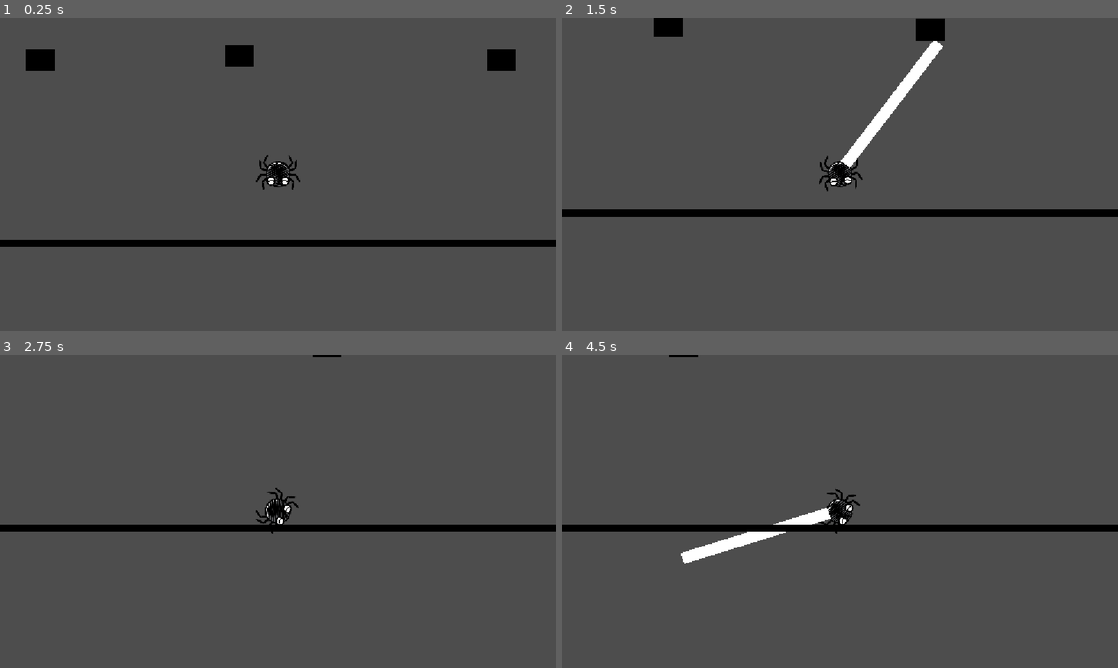
Above: before the commit, frames 1-4 (two rows, left to right).
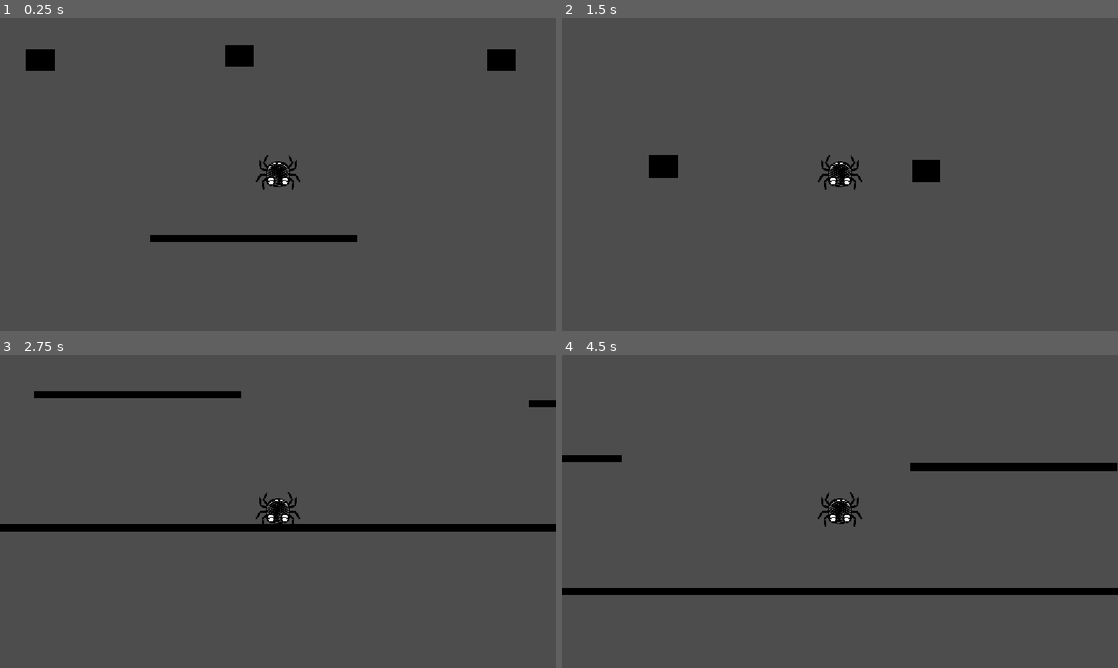
Above: after the commit, the same moments.

Repository: Aymeric-Moreau/GravityHook
Game: Godot game, scene res://Scènes/Marc/ScèneTest.tscn
Two runs of this game, one before a commit and one after it. Both use one fixed random seed, a clock stepped at 60 frames per second and the inputs below.
Inputs:
- Up to frame 1 (0.25 s): no input
- Up to frame 2 (1.5 s): tap Enter (ui_accept) at 0.5, 0.77 s; hold Right (ui_right) from 0.53 s (still down); tap E (Grappin) at 0.6, 1.35 s
- Up to frame 3 (2.75 s): tap Enter (ui_accept) at 1.52 s; release Right (ui_right) at 2.03 s; hold Left (ui_left) from 2.03 s (still down); tap E (Grappin) at 2.1 s
- Up to frame 4 (4.5 s): release Left (ui_left) at 2.78 s; hold Right (ui_right) 2.78-4.28 s; tap E (Grappin) at 2.85, 3.6, 4.35 s; tap Enter (ui_accept) at 3.02, 3.77 s; hold Left (ui_left) from 4.28 s (still down)

The runs differ from the first frame. In frame 1, 2.6% of the frame differs, in the area x 0-100%, y 69-74%; in frame 2, 5.1%; in frame 3, 1.5%; in frame 4, 6.9%, in the area x 0-100%, y 0-77%.

Commit message:
update player script
premier proto du grappin

Diff:
--- a/Scripts/Marc/playercontroller.gd
+++ b/Scripts/Marc/playercontroller.gd
@@ -2,18 +2,22 @@
 
 
 const SPEED = 300.0
-const JUMP_VELOCITY = -400.0
+
 
 var is_flipped = false
-var is_grappled = false
+var is_grappled = false #je crois que is_grappled et did_grappled hit peuvent être fusionné en une seule et même variable
 var did_grappled_hit = false
 
 @export var hitbox_grapple : RayCast2D
+@export var pivot: Node2D
 @export var timer_grapple_launch : Timer
 @export var timer_grapple_activate : Timer
 
+@export var JUMP_VELOCITY = -400.0
+
 @export var grapple_speed : float = 200
 @export var grapple_angular_velocity : float = 1
+
 
 func _ready() -> void:
 	hitbox_grapple.enabled = true
@@ -21,38 +25,39 @@
 func _physics_process(delta: float) -> void:
 
 	if is_grappled == false:
-		_physics_hors_grapple(delta)
+		_physics_hors_grapple(delta) #tout ce qu'il se passe quand le joueur n'est pas en état de grappin
 
 
-	if hitbox_grapple.is_colliding() and did_grappled_hit == false: #collision grappin
+	#tout ce qui se passe au moment ou le grappin est enclenché
+	if hitbox_grapple.is_colliding() and did_grappled_hit == false:
 
-		#tout ça se passe au moment ou il grappine
+		is_grappled = true #devient en état de grappin
+		did_grappled_hit = true #le grappin a touché qq chose
 
-		is_grappled = true
-		did_grappled_hit = true
-
-		var grapple_point = hitbox_grapple.get_collision_point()
+		var grapple_point = hitbox_grapple.get_collision_point() #coordonnées de collision du grappin
 		timer_grapple_activate.start()
 
 		velocity = Vector2(grapple_speed, grapple_speed)
 
+
+	#tout ce qui se passe tant que le joueur est en état de grappin
 	if is_grappled == true:
 
-		#tout ça se passe tant qu'il est grappin
-		rotation -= grapple_angular_velocity * delta
-
-
-		print("état grapple")
+		rotation -= grapple_angular_velocity * delta * 50 #rotationne le joueur
+		velocity = velocity.rotated(-grapple_angular_velocity)
 
 
 
-	#tout ça se passe quand le grappin est desactivé
+	#tout ça se passe au moment le grappin est desactivé
 	if timer_grapple_launch.is_stopped() and timer_grapple_activate.is_stopped():
+
 		hitbox_grapple.enabled = false
 		hitbox_grapple.hide()
 
 		is_grappled = false
 		did_grappled_hit = false
+
+		rotation_degrees = 0
 
 
 
@@ -71,7 +76,6 @@
 		velocity.y = JUMP_VELOCITY
 
 	# Get the input direction and handle the movement/deceleration.
-	# As good practice, you should replace UI actions with custom gameplay actions.
 	var direction := Input.get_axis("ui_left", "ui_right")
 	if direction:
 		velocity.x = direction * SPEED
@@ -80,15 +84,15 @@
 
 	#flip character body
 	if (Input.is_action_just_pressed("ui_left") and is_flipped == false):
-		scale.x = -1
+		pivot.transform.x = Vector2.LEFT
 		is_flipped = true
 
 	if (Input.is_action_just_pressed("ui_right") and is_flipped == true) :
-		scale.x = -1
+		pivot.transform.x = Vector2.RIGHT
 		is_flipped = false
 
 
-	#enclenche grappin
+	#enclenche le grappin
 	if Input.is_action_just_pressed("Grappin"):
 
 		hitbox_grapple.enabled = true
--- a/Scènes/Marc/ScèneTest.tscn
+++ b/Scènes/Marc/ScèneTest.tscn
@@ -16,13 +16,49 @@
 position = Vector2(673, 457)
 
 [node name="platforme" type="StaticBody2D" parent="." unique_id=421828577]
-position = Vector2(584.00006, 632.00006)
-scale = Vector2(12.800003, 15)
+position = Vector2(622, 622)
+scale = Vector2(1.6743577, 15)
 
 [node name="Sprite2D" type="Sprite2D" parent="platforme" unique_id=584511586]
 texture = SubResource("GradientTexture1D_5hgaw")
 
 [node name="CollisionShape2D" type="CollisionShape2D" parent="platforme" unique_id=688154683]
+rotation = -3.1415925
+scale = Vector2(12.826931, -0.050200395)
+shape = SubResource("RectangleShape2D_5h0dj")
+
+[node name="platforme4" type="StaticBody2D" parent="." unique_id=1340532013]
+position = Vector2(-238, 619.00006)
+scale = Vector2(1.6743577, 15)
+
+[node name="Sprite2D" type="Sprite2D" parent="platforme4" unique_id=105564650]
+texture = SubResource("GradientTexture1D_5hgaw")
+
+[node name="CollisionShape2D" type="CollisionShape2D" parent="platforme4" unique_id=1083158275]
+rotation = -3.1415925
+scale = Vector2(12.826931, -0.050200395)
+shape = SubResource("RectangleShape2D_5h0dj")
+
+[node name="platforme2" type="StaticBody2D" parent="." unique_id=708931323]
+position = Vector2(1103, 898)
+scale = Vector2(13.034352, 15)
+
+[node name="Sprite2D" type="Sprite2D" parent="platforme2" unique_id=658702658]
+texture = SubResource("GradientTexture1D_5hgaw")
+
+[node name="CollisionShape2D" type="CollisionShape2D" parent="platforme2" unique_id=1301627099]
+rotation = -3.1415925
+scale = Vector2(12.826931, -0.050200395)
+shape = SubResource("RectangleShape2D_5h0dj")
+
+[node name="platforme3" type="StaticBody2D" parent="." unique_id=1960784048]
+position = Vector2(1647, 640)
+scale = Vector2(1.6743577, 15)
+
+[node name="Sprite2D" type="Sprite2D" parent="platforme3" unique_id=1530467405]
+texture = SubResource("GradientTexture1D_5hgaw")
+
+[node name="CollisionShape2D" type="CollisionShape2D" parent="platforme3" unique_id=1462725711]
 rotation = -3.1415925
 scale = Vector2(12.826931, -0.050200395)
 shape = SubResource("RectangleShape2D_5h0dj")
--- a/Scènes/Marc/player.tscn
+++ b/Scènes/Marc/player.tscn
@@ -12,15 +12,15 @@
 [sub_resource type="GradientTexture1D" id="GradientTexture1D_5hgaw"]
 gradient = SubResource("Gradient_njbci")
 
-[node name="player" type="CharacterBody2D" unique_id=1296045762 node_paths=PackedStringArray("hitbox_grapple", "timer_grapple_launch", "timer_grapple_activate")]
+[node name="player" type="CharacterBody2D" unique_id=1296045762 node_paths=PackedStringArray("hitbox_grapple", "pivot", "timer_grapple_launch", "timer_grapple_activate")]
 script = ExtResource("1_njbci")
-hitbox_grapple = NodePath("RayCastGrapple")
+hitbox_grapple = NodePath("Pivot/RayCastGrapple")
+pivot = NodePath("Pivot")
 timer_grapple_launch = NodePath("Timer_lancement_grappin")
 timer_grapple_activate = NodePath("Timer_grappin_activé")
-
-[node name="Sprite2D" type="Sprite2D" parent="." unique_id=697378298]
-scale = Vector2(0.40000162, 0.40000162)
-texture = ExtResource("2_1u081")
+JUMP_VELOCITY = -800.0
+grapple_speed = 300.0
+grapple_angular_velocity = 0.02
 
 [node name="CollisionShape2D" type="CollisionShape2D" parent="." unique_id=941885704]
 position = Vector2(0, 2)
@@ -31,19 +31,26 @@
 position = Vector2(0, 4)
 scale = Vector2(0.5599997, 0.5599997)
 
-[node name="RayCastGrapple" type="RayCast2D" parent="." unique_id=1411836863]
-rotation = 3.8957896
-scale = Vector2(23.68, 7.6577597)
-
-[node name="Sprite2D" type="Sprite2D" parent="RayCastGrapple" unique_id=42614983]
-position = Vector2(0.032937024, 23.376219)
-rotation = 1.5707964
-scale = Vector2(0.16213673, 1)
-texture = SubResource("GradientTexture1D_5hgaw")
-
 [node name="Timer_grappin_activé" type="Timer" parent="." unique_id=890355212]
+wait_time = 1.4269999999999998
 one_shot = true
 
 [node name="Timer_lancement_grappin" type="Timer" parent="." unique_id=558065901]
 wait_time = 0.09
 one_shot = true
+
+[node name="Pivot" type="Node2D" parent="." unique_id=327101450]
+
+[node name="Sprite2D" type="Sprite2D" parent="Pivot" unique_id=697378298]
+scale = Vector2(0.40000162, 0.40000162)
+texture = ExtResource("2_1u081")
+
+[node name="RayCastGrapple" type="RayCast2D" parent="Pivot" unique_id=1411836863]
+rotation = -2.3873956
+scale = Vector2(23.680002, 7.65776)
+
+[node name="Sprite2D" type="Sprite2D" parent="Pivot/RayCastGrapple" unique_id=42614983]
+position = Vector2(0.032937024, 23.376219)
+rotation = 1.5707964
+scale = Vector2(0.16213673, 1)
+texture = SubResource("GradientTexture1D_5hgaw")
